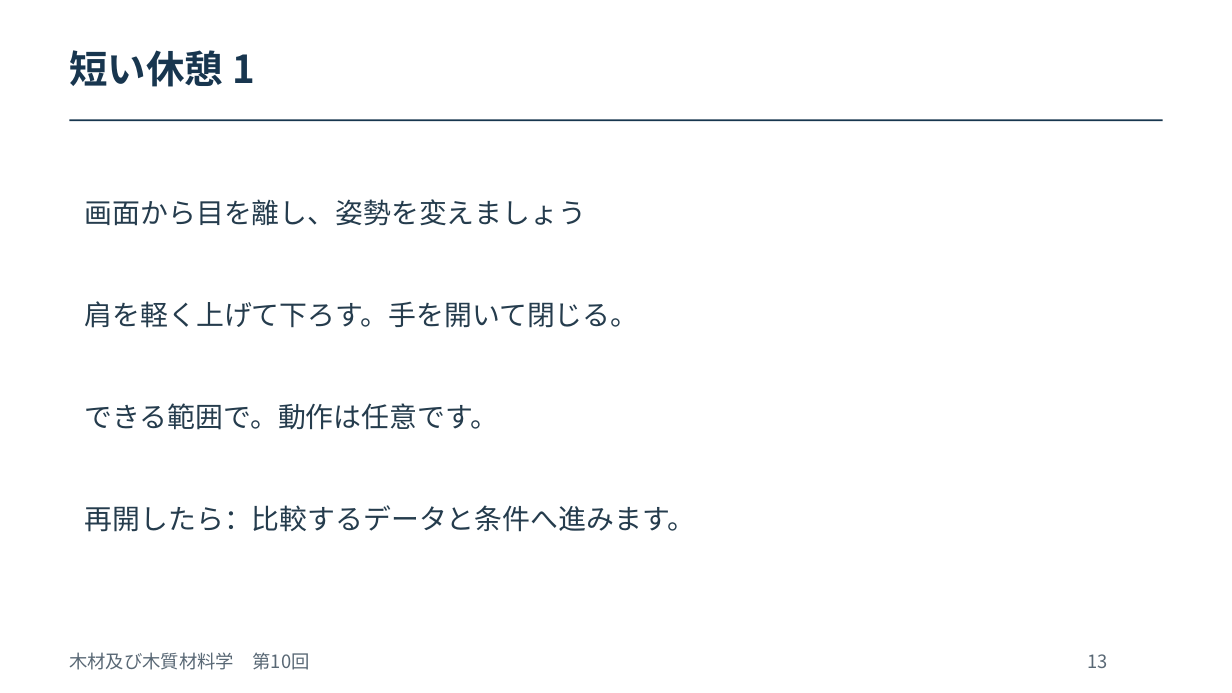
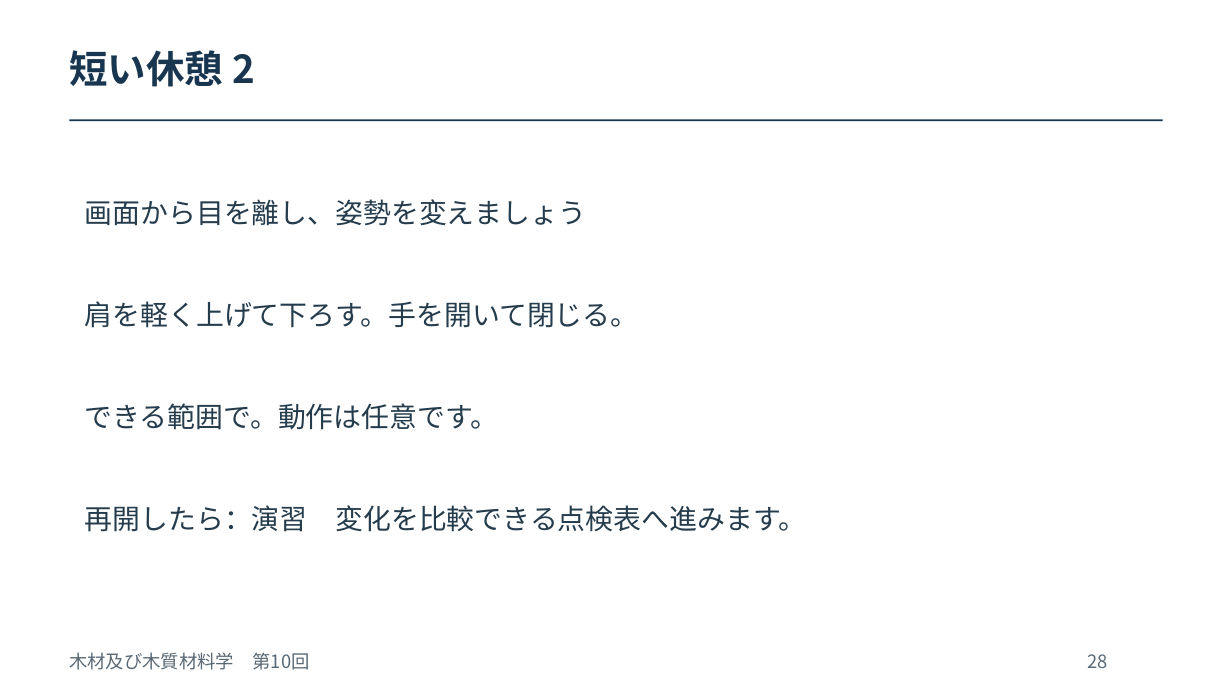
Before and after one commit to zooc-14calbp/wood-science-course, a slide deck: slide 28 of 第10回/10_オンデマンド_授業スライド.pptx (slide 13 before the commit). Drawn at 1232x693 pixels with LibreOffice and Linux fonts; fonts in the diff are those of the drawing. Boxes give left, top, right and bottom in pixels: in the first picture for what was removed or moved away, otherwise in the second. Text is boxed around its words. In the diff, an @@ line names an element or a change of style, - is before the commit and + after.

```diff
--- a/第10回/10_オンデマンド_授業スライド.pptx
+++ b/第10回/10_オンデマンド_授業スライド.pptx
@@ text at (x1=69, y1=50, x2=255, y2=87): text changed @@
-短い休憩 1
+短い休憩 2
@@ text at (x1=85, y1=505, x2=805, y2=532): text changed @@
-再開したら：比較するデータと条件へ進みます。
+再開したら：演習 変化を比較できる点検表へ進みます。
@@ text at (x1=1088, y1=654, x2=1108, y2=668): text changed @@
-13
+28
```
Also in this commit, not shown: 18 other slides changed, 5 slides added, 20 other files.
